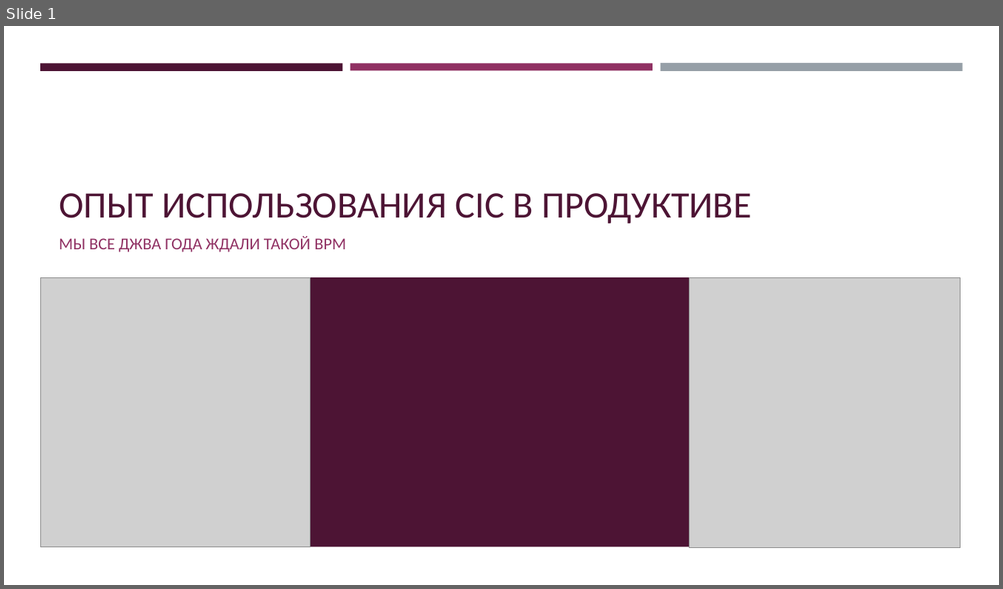
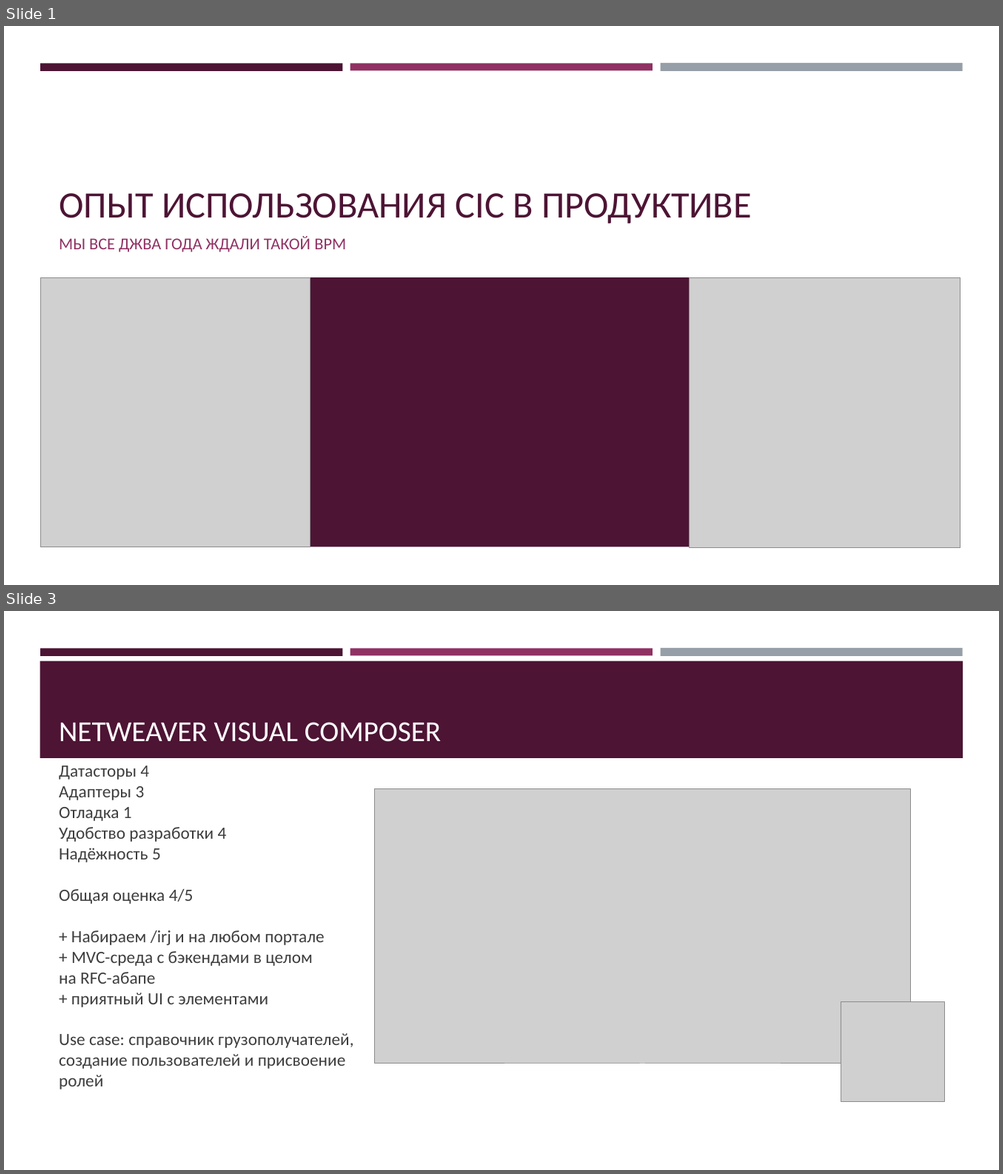
Before and after one commit to rsugio/PIMON, a slide deck: PIMON-2023/PIMON-2023_CIC.pptx. Shown one above the other, each under a label of ours: slide 1 before the commit, slides 1 and 3 after it; the slides between them are not shown. The pictures are 1003x589 and 1003x1174 pixels, drawn with LibreOffice and Linux fonts; fonts in the diff are those of the drawing; grey boxes stand for pictures. Boxes give left, top, right and bottom in pixels: in the first picture for what was removed or moved away, otherwise in the second. Text is boxed around its words. In the diff, an @@ line names an element or a change of style, - is before the commit and + after.

```diff
--- a/PIMON-2023/PIMON-2023_CIC.pptx
+++ b/PIMON-2023/PIMON-2023_CIC.pptx
@@ slide 3 added at <box>4,611,999,1170</box>, background #FFFFFF; not listed: 3 template elements that a slide beside it also shows @@
@@ rectangle added at <box>40,661,963,758</box>, fill #4D1434 @@
@@ title added at <box>59,722,441,742</box>, 28 pt, text #FFFFFF @@
+NETWEAVER VISUAL COMPOSER
@@ text added at <box>59,786,353,1090</box>, 16.6 pt, text #3D3D3D @@
+Датасторы 4
+Адаптеры 3
+Отладка 1
+Удобство разработки 4
+Надёжность 5
+Общая оценка 4/5
++ Набираем /irj и на любом портале
++ MVC-среда с бэкендами в целом
+на RFC-абапе
++ приятный UI с элементами
+Use case: справочник грузополучателей,
+создание пользователей и присвоение
+ролей
@@ picture added at <box>374,789,910,1064</box> @@
@@ picture added at <box>841,1002,945,1102</box> @@
```
Also in this commit, not shown: 2 slides changed, 15 other slides added, 1 slide removed, 8 other files.
